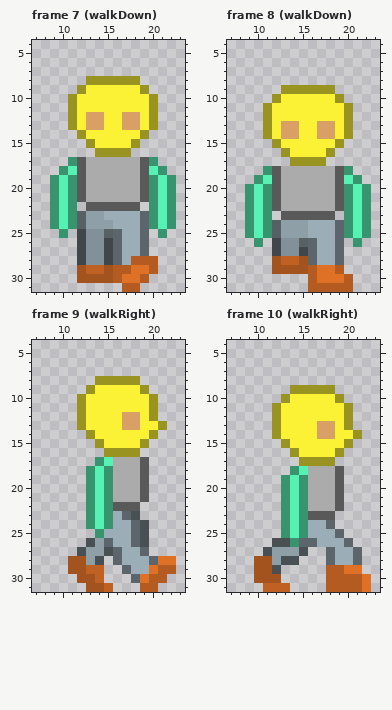
Two versions of one pixel-art file, mob/npcSprites/medium.aseprite. The picture above is the old version.
32x32 pixels, 24 frames. Colours within 5 levels of each other are drawn and written as one. Shown: frame 7 (walkDown): x 7..23, y 4..31; frame 8 (walkDown): x 7..23, y 4..31; frame 9 (walkRight): x 7..23, y 4..31; frame 10 (walkRight): x 7..23, y 4..31. The commit also changed other frames, which this record leaves out.
After the commit:
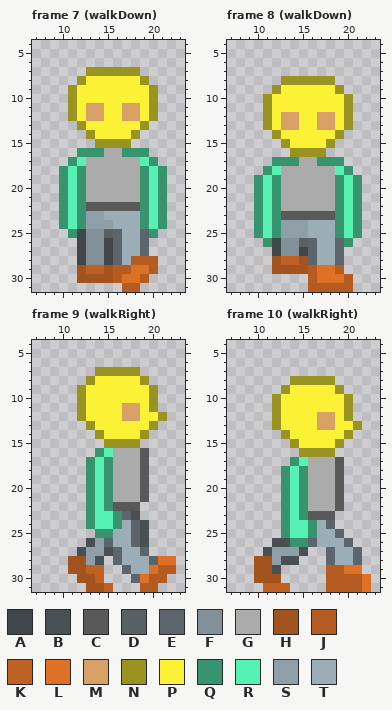
Palette (. is transparent): A #40464a  B #485054  C #595959  D #576063  E #5b656b  F #829199  G #ababab  H #a3531d  J #b35b20  K #bf6122  L #df7126  M #d9a066  N #999322  P #fbf236  Q #37946e  R #56f2b3  S #8f9fa8  T #9badb7
Difference:
Changed rows in their new state; - is an unchanged pixel.
Frame 7 (walkDown):
first column x 9:
 7 ----NNNNNN----
 8 ---NPPPPPPN---
 9 --NP------PN--
11 ----MM--MM----
13 --.NPP--PPN.--
14 ---.N----N.---
15 ----.NNNN.----
16 ---QQQGGQQQ---
17 ---R------R---
18 ---Q------Q---
19 .QRQ------QRQ.
20 .QRQ------QRQ.
21 .QRQ------QRQ.
22 .QRQ------QRQ.
23 .QRQ------QRQ.
24 .QRQ------QRQ.
25 -.Q--------Q.-
Frame 8 (walkDown):
first column x 9:
 8 ----NNNNNN----
 9 ---NPPPPPPN---
10 --NP------PN--
12 ----MM--MM----
14 --.NPP--PPN.--
15 ---.N----N.---
16 ----.NNNN.----
17 ---QQQGGQQQ---
18 ---R------R---
19 ---Q------Q---
20 .QRQ------QRQ.
21 .QRQ------QRQ.
22 .QRQ------QRQ.
23 .QRQ------QRQ.
24 .QRQ------QRQ.
25 .QRQ------QRQ.
26 -.Q--------Q.-
Frame 9 (walkRight):
first column x 12:
 7 --NNNNN---
 8 -NPPPPPN--
 9 NP-----PN-
11 -----MM---
12 --------PN
13 .N---PP-N.
14 -.N----N.-
15 --.NNNN.--
16 --QRGGGC--
17 -QRQ------
first column x 15:
23 RQ
24 RQ
25 Q-
Frame 10 (walkRight):
first column x 12:
 8 --NNNNN---
 9 -NPPPPPN--
10 NP-----PN-
12 -----MM---
13 --------PN
14 .N---PP-N.
15 -.N----N.-
16 --.NNNN.--
17 --QRGGGC--
18 -QRQ------
first column x 15:
24 RQ
25 RQ
26 Q-
